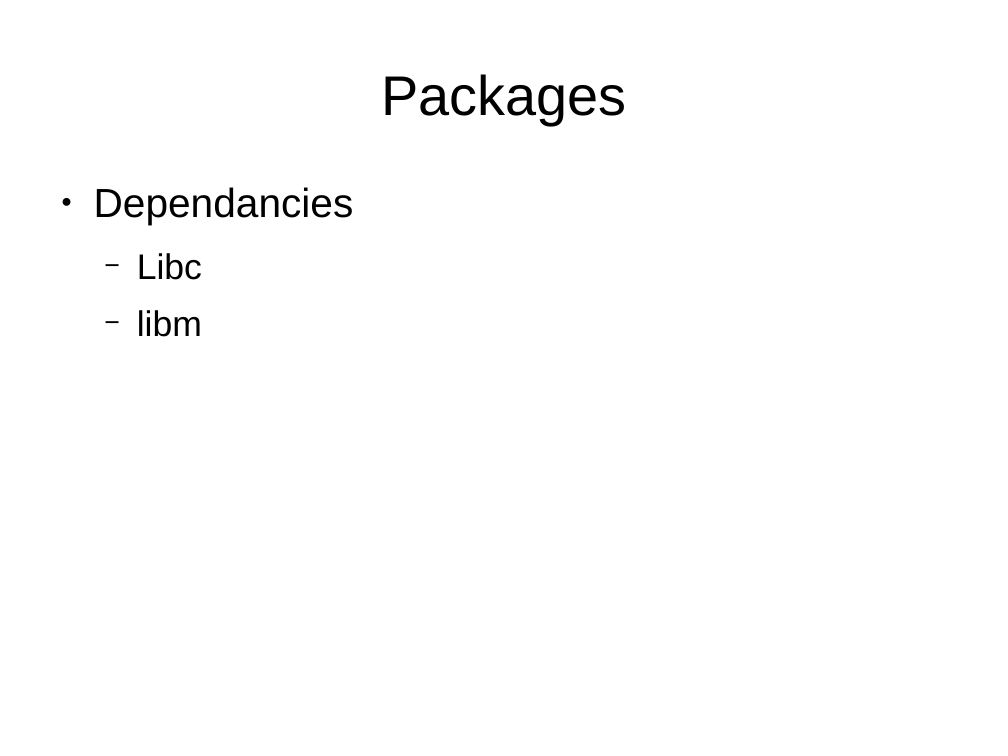
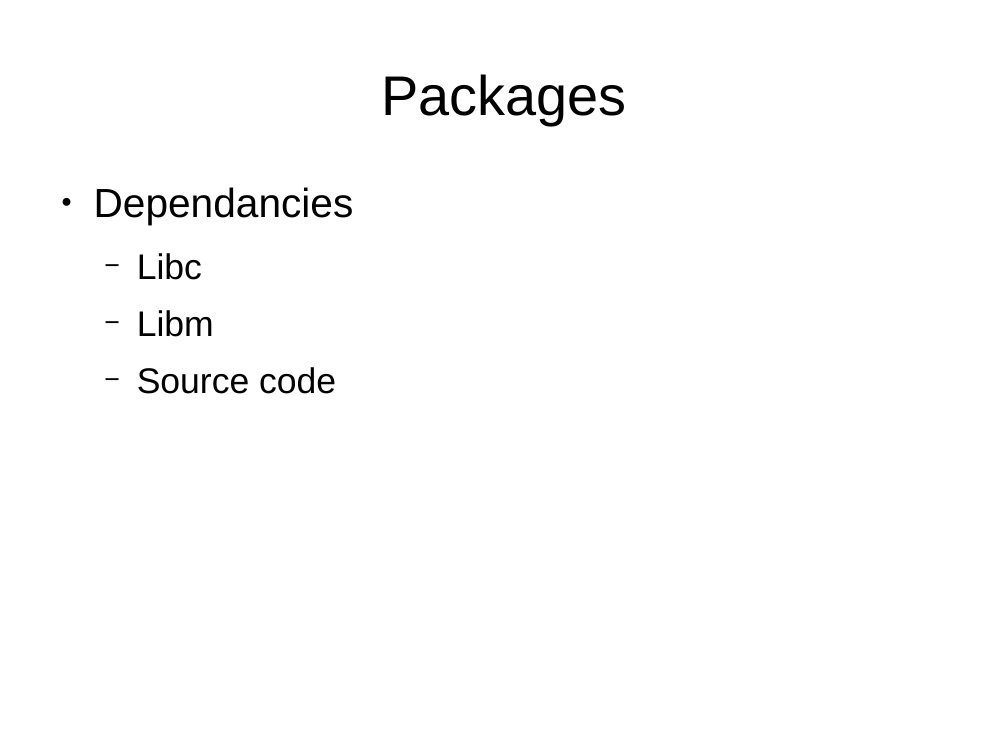
Before and after one commit to develone/raspbian-pi-gen, a slide deck: slide 5 of design.odp. Drawn at 1008x756 pixels with LibreOffice and Linux fonts; fonts in the diff are those of the drawing. Boxes give left, top, right and bottom in pixels: in the first picture for what was removed or moved away, otherwise in the second. Text is boxed around its words. In the diff, an @@ line names an element or a change of style, - is before the commit and + after.

```diff
--- a/design.odp
+++ b/design.odp
@@ text at (x1=137, y1=310, x2=336, y2=394): text changed @@
-  − libm
+  − Libm
+  − Source code
```
Also in this commit, not shown: 3 other slides changed, 1 slide added.
